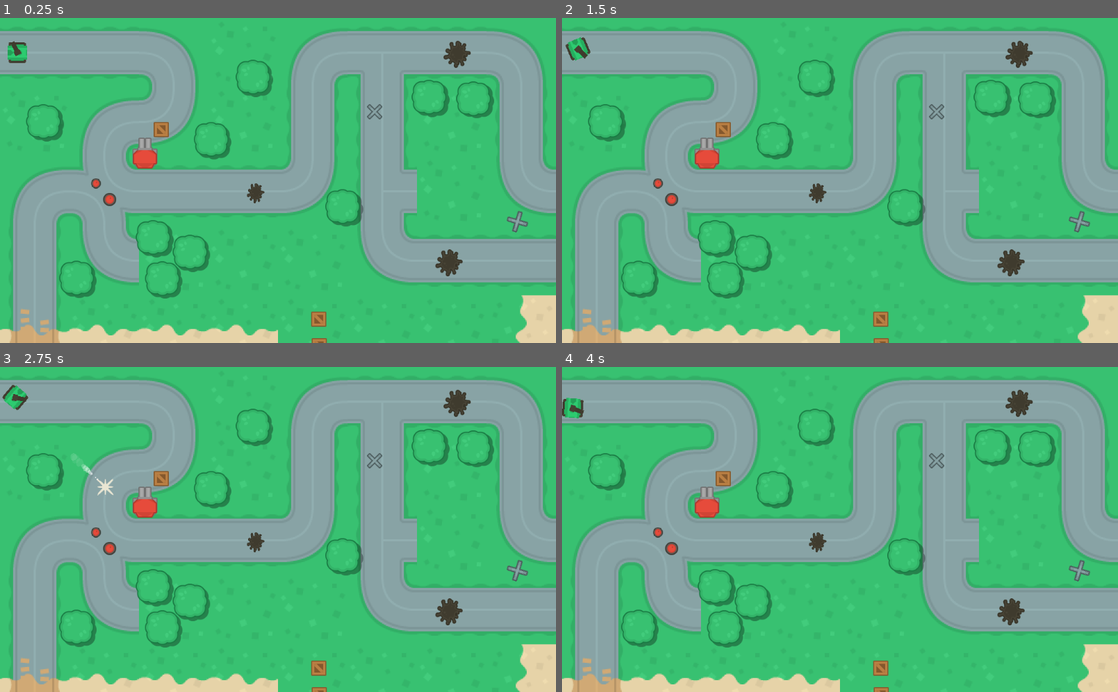
Above: before the commit, frames 1-4 (two rows, left to right).
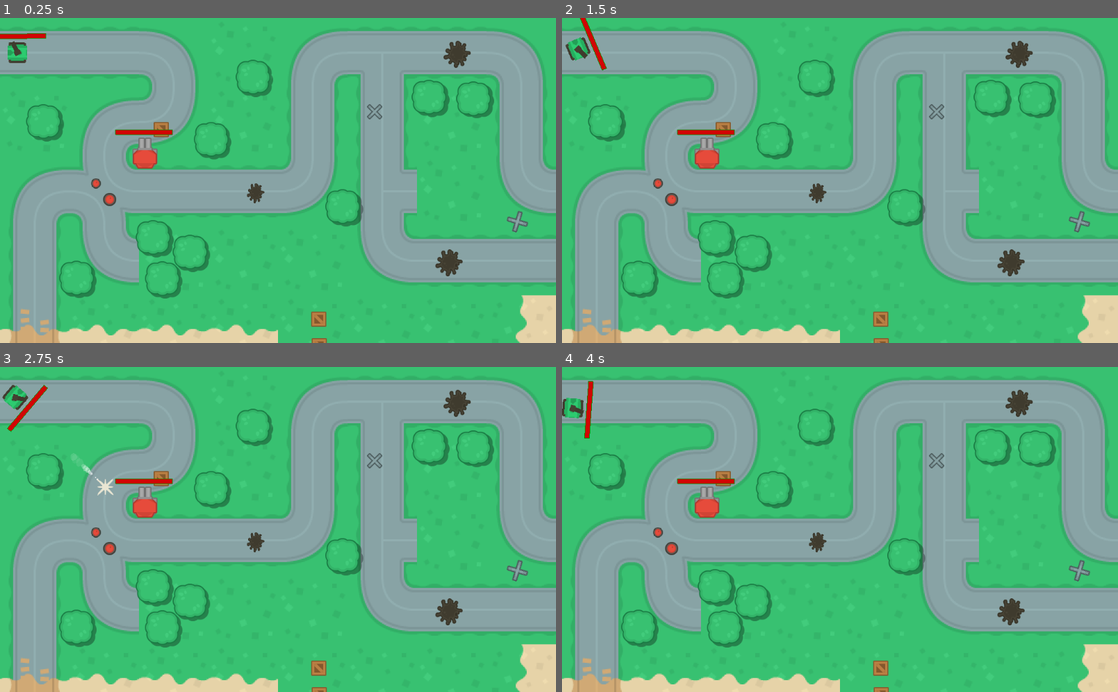
Above: after the commit, the same moments.

Repository: AnaTorres61/rogue-tank
Game: Godot game, scene res://scenes/test_area.tscn
The game is run twice, just before and just after one commit, with the same random seed, the same clock (stepped at 60 frames per second) and the same inputs.
Inputs (mouse positions are in pixels of both pictures, inside the frame that each line leads up to):
- Up to frame 1 (0.25 s): no input
- Up to frame 2 (1.5 s): tap Enter at 0.5 s; move the mouse to (962, 164) at 0.52 s; hold Right (ui_right) 0.53-1.28 s; move the mouse to (728, 196) at 1.27 s; hold Down (ui_down) from 1.28 s (still down)
- Up to frame 3 (2.75 s): tap Space at 2 s; move the mouse to (333, 458) at 2.02 s; release Down (ui_down) at 2.03 s; hold Right (ui_right) from 2.03 s (still down)
- Up to frame 4 (4 s): move the mouse to (812, 594) at 2.77 s; release Right (ui_right) at 2.78 s; hold Up (ui_up) 2.78-3.53 s; move the mouse to (1006, 578) at 3.52 s; hold Left (ui_left) from 3.53 s (still down)

The runs differ from the first frame. In frame 1, 0.4% of the frame differs, in the area x 0-32%, y 4-37%; in frame 2, 0.4%; in frame 3, 0.4%; in frame 4, 0.4%, in the area x 4-32%, y 4-37%.

Commit message:
add energy bar

Diff:
--- a/scenes/Tank.tscn
+++ b/scenes/Tank.tscn
@@ -6,7 +6,8 @@
 [ext_resource path="res://sprites/shotRed.png" type="Texture" id=4]
 [ext_resource path="res://sprites/shotLarge.png" type="Texture" id=5]
 [ext_resource path="res://sprites/shotOrange.png" type="Texture" id=6]
-[ext_resource path="res://scripts/destructible.gd" type="Script" id=7]
+[ext_resource path="res://scripts/weak_spot.gd" type="Script" id=7]
+[ext_resource path="res://scenes/hp_bar.tscn" type="PackedScene" id=8]
 
 [sub_resource type="Animation" id=1]
 
@@ -57,7 +58,7 @@
 radius = 20.0806
 height = 1.16227
 
-[node name="Tank" type="KinematicBody2D"]
+[node name="Tank" type="KinematicBody2D" index="0"]
 
 z_index = 5
 input_pickable = false
@@ -66,6 +67,7 @@
 collision/safe_margin = 0.08
 script = ExtResource( 1 )
 _sections_unfolded = [ "Collision", "Transform", "Z Index" ]
+life = 100
 bodie = 2
 barrel = 0
 
@@ -83,7 +85,6 @@
 
 [node name="barrel" type="Node2D" parent="." index="2"]
 
-editor/display_folded = true
 position = Vector2( 0, -0.540359 )
 _sections_unfolded = [ "Transform" ]
 
@@ -120,6 +121,7 @@
 
 [node name="damage_area" type="Area2D" parent="." index="3"]
 
+editor/display_folded = true
 input_pickable = true
 gravity_vec = Vector2( 0, 1 )
 gravity = 98.0
@@ -131,7 +133,6 @@
 audio_bus_name = "Master"
 script = ExtResource( 7 )
 _sections_unfolded = [ "Collision" ]
-health = 100
 
 [node name="shape" type="CollisionShape2D" parent="damage_area" index="0"]
 
@@ -139,4 +140,11 @@
 shape = SubResource( 2 )
 _sections_unfolded = [ "Transform" ]
 
-[connection signal="destroid" from="damage_area" to="." method="_on_damage_area_destroid"]
+[node name="hp_bar" parent="." index="4" instance=ExtResource( 8 )]
+
+margin_left = -52.0
+margin_top = -35.0
+margin_right = 53.0
+margin_bottom = -26.0
+
+[connection signal="damage" from="damage_area" to="." method="_on_damage_area_damage"]
--- /dev/null
+++ b/scenes/hp_bar.tscn
@@ -0,0 +1,21 @@
+[gd_scene load_steps=2 format=2]
+
+[ext_resource path="res://scripts/hp_bar.gd" type="Script" id=1]
+
+[node name="hp_bar" type="ColorRect"]
+
+anchor_left = 0.0
+anchor_top = 0.0
+anchor_right = 0.0
+anchor_bottom = 0.0
+margin_right = 200.0
+margin_bottom = 15.0
+rect_pivot_offset = Vector2( 0, 0 )
+rect_clip_content = false
+mouse_filter = 0
+mouse_default_cursor_shape = 0
+size_flags_horizontal = 1
+size_flags_vertical = 1
+color = Color( 0.824219, 0.016098, 0.016098, 1 )
+script = ExtResource( 1 )
+_sections_unfolded = [ "Rect" ]
--- a/scenes/test_area.tscn
+++ b/scenes/test_area.tscn
@@ -19,7 +19,7 @@
 custom_solver_bias = 0.0
 extents = Vector2( 621.596, 8.56023 )
 
-[node name="test_area" type="Node" index="0"]
+[node name="test_area" type="Node"]
 
 [node name="ground" type="TileMap" parent="." index="0"]
 
@@ -48,7 +48,6 @@
 
 [node name="Tank" parent="." index="1" instance=ExtResource( 2 )]
 
-editor/display_folded = true
 position = Vector2( 32.0955, 64.1058 )
 rotation = -0.00607844
 bodie = 4
--- a/scenes/turret_01.tscn
+++ b/scenes/turret_01.tscn
@@ -1,9 +1,10 @@
-[gd_scene load_steps=8 format=2]
+[gd_scene load_steps=9 format=2]
 
 [ext_resource path="res://scripts/turret_01.gd" type="Script" id=1]
 [ext_resource path="res://sprites/enemy/towerDefense_tile228.png" type="Texture" id=2]
 [ext_resource path="res://sprites/enemy/towerDefense_tile250.png" type="Texture" id=3]
 [ext_resource path="res://scripts/weak_spot.gd" type="Script" id=4]
+[ext_resource path="res://scenes/hp_bar.tscn" type="PackedScene" id=5]
 
 [sub_resource type="CircleShape2D" id=1]
 
@@ -20,7 +21,7 @@
 custom_solver_bias = 0.0
 radius = 23.1076
 
-[node name="turret_01" type="StaticBody2D" index="0"]
+[node name="turret_01" type="StaticBody2D"]
 
 input_pickable = false
 collision_layer = 0
@@ -31,9 +32,6 @@
 bounce = 0.0
 script = ExtResource( 1 )
 _sections_unfolded = [ "Transform" ]
-__meta__ = {
-"_edit_group_": true
-}
 start_rot = 0.0
 sensor_radius = 100
 life = 50
@@ -50,6 +48,7 @@
 
 [node name="cannon" type="Area2D" parent="." index="2"]
 
+editor/display_folded = true
 input_pickable = true
 gravity_vec = Vector2( 0, 1 )
 gravity = 98.0
@@ -76,7 +75,7 @@
 
 enabled = false
 exclude_parent = true
-cast_to = Vector2( 200, 0 )
+cast_to = Vector2( 100, 0 )
 collision_mask = 1
 
 [node name="sensor" type="Area2D" parent="." index="3"]
@@ -106,6 +105,7 @@
 
 [node name="weak_spot" type="Area2D" parent="." index="5"]
 
+editor/display_folded = true
 input_pickable = true
 gravity_vec = Vector2( 0, 1 )
 gravity = 98.0
@@ -122,6 +122,14 @@
 
 shape = SubResource( 3 )
 
+[node name="hp_bar" parent="." index="6" instance=ExtResource( 5 )]
+
+margin_left = -54.0
+margin_top = -53.0
+margin_right = 51.0
+margin_bottom = -44.0
+_sections_unfolded = [ "Grow Direction", "Rect" ]
+
 [connection signal="body_entered" from="sensor" to="." method="_on_sensor_body_entered"]
 
 [connection signal="body_exited" from="sensor" to="." method="_on_sensor_body_exited"]
--- a/scripts/Tank.gd
+++ b/scripts/Tank.gd
@@ -9,6 +9,9 @@
 const MAX_SPEED = 200
 var pre_bullet = preload("res://scenes/bullet.tscn")
 var acell = 0
+
+export var life = 100
+onready var init_life = life
 
 export(int, "bigRed", "blue", "dark", "darkLarge", "green", "huge", "red", "sand") var bodie = 2 setget set_bodie
 export(int, "dark1", "dark2", "dark3", "green1", "green2", "green3", "red1", "red2", "red3", "sand1", "sand2", "sand3") var barrel = 0 setget set_barrel
@@ -119,7 +122,9 @@
 	if Engine.editor_hint:
 		update()
 
-
-func _on_damage_area_destroid():
-	$damage_area.queue_free()
-	queue_free()
+func _on_damage_area_damage(damage, node):
+	life -= damage
+	$hp_bar.scale = float(life) / float(init_life)
+	if life <= 0:
+		$damage_area.queue_free()
+		queue_free()
--- /dev/null
+++ b/scripts/hp_bar.gd
@@ -0,0 +1,14 @@
+extends ColorRect
+
+onready var init_ret_size = rect_size
+var scale = 1 setget set_scale
+
+func _ready():
+	pass
+
+func _draw():
+	draw_rect(Rect2(Vector2(), init_ret_size), Color(0, .6, 0), false)
+
+func set_scale(val):
+	scale = val
+	rect_size.x = init_ret_size.x * scale
--- a/scripts/turret_01.gd
+++ b/scripts/turret_01.gd
@@ -9,7 +9,8 @@
 
 const PRE_BULLET = preload("res://scenes/turret_01_bullet.tscn")
 
-export var life = 100
+export var life = 70
+onready var init_life = life
 
 func _ready():
 	pass
@@ -71,6 +72,7 @@
 
 func _on_weak_spot_damage(damage, node):
 	life -= damage
+	$hp_bar.scale = float(life) / float(init_life)
 	if life <= 0:
 		set_process(false)
 		$cannon.queue_free()
Not shown: 1 places in scenes/Tank.tscn that only renumber resources
